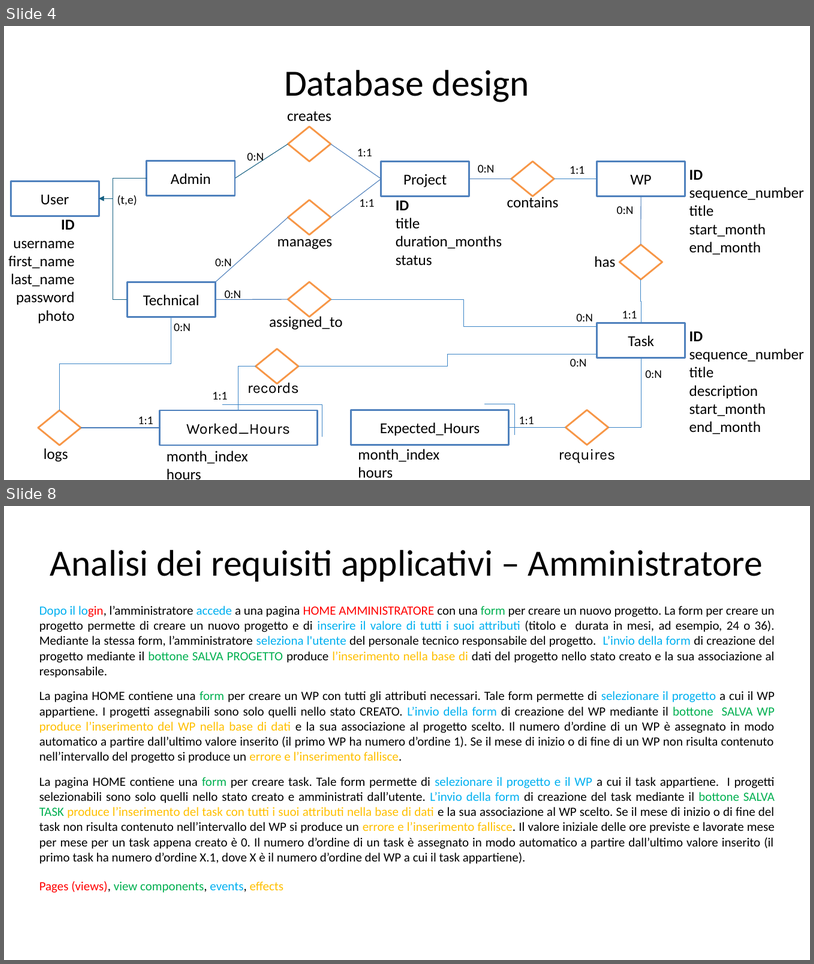
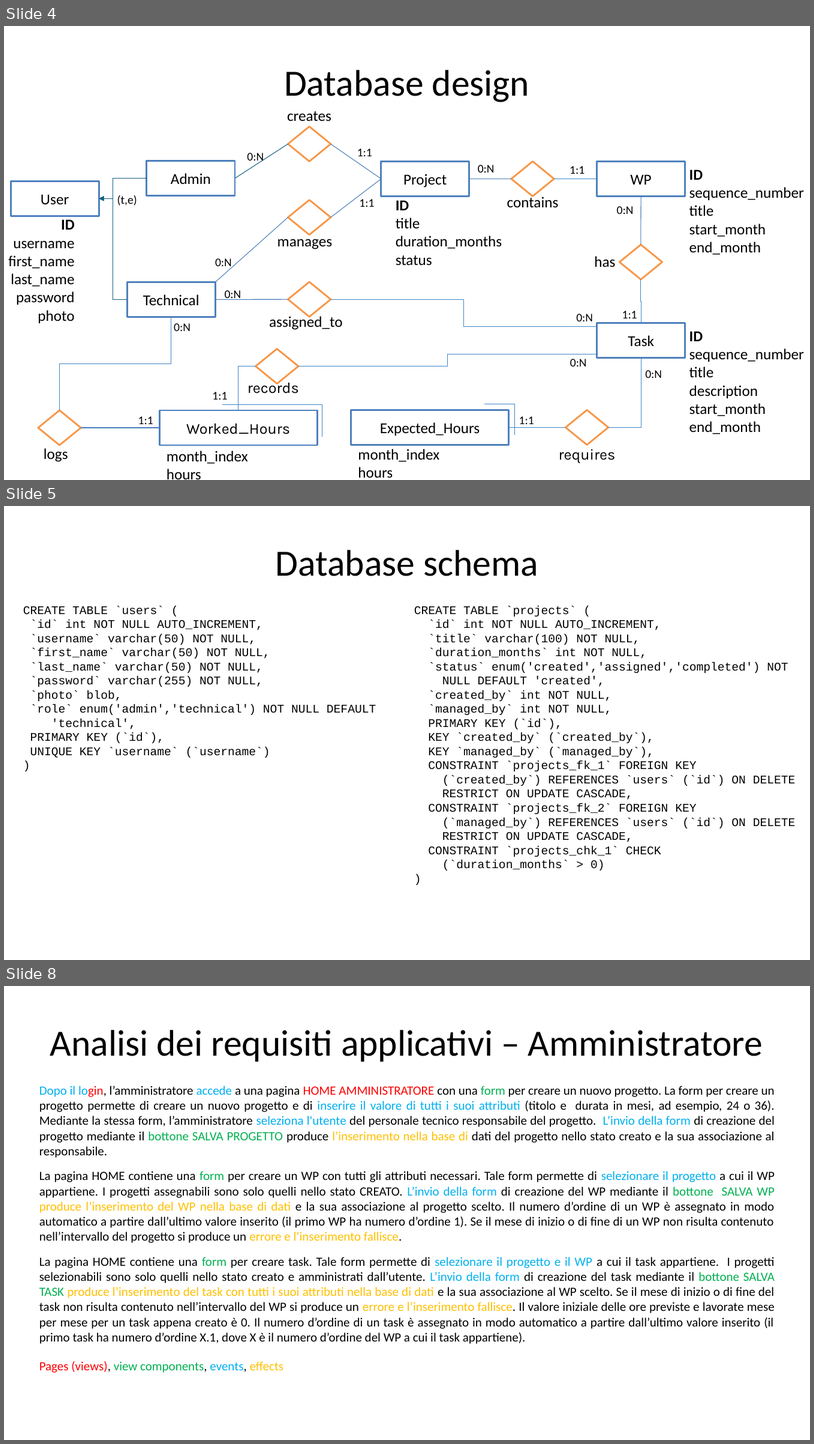
Before and after one commit to gilbertobrambilla/tiw-2026-html, a slide deck: docs/TIW_documentazione.pptx. Shown one above the other, each under a label of ours: slides 4 and 8 before the commit, slides 4, 5 and 8 after it; the slides between them are not shown. The pictures are 814x964 and 814x1444 pixels, drawn with LibreOffice and Linux fonts; fonts in the diff are those of the drawing. Boxes give left, top, right and bottom in pixels: in the first picture for what was removed or moved away, otherwise in the second. Text is boxed around its words. In the diff, an @@ line names an element or a change of style, - is before the commit and + after.

```diff
--- a/docs/TIW_documentazione.pptx
+++ b/docs/TIW_documentazione.pptx
@@ slide 5 added at (4, 506, 810, 960), background #FFFFFF @@
@@ text added at (275, 550, 539, 576), 44 pt, text #000000 @@
+Database schema
@@ text added at (23, 606, 376, 757), 14 pt, text #000000 @@
+CREATE TABLE `users` (
+`id` int NOT NULL AUTO_INCREMENT,
+`username` varchar(50) NOT NULL,
+`first_name` varchar(50) NOT NULL,
+`last_name` varchar(50) NOT NULL,
+`password` varchar(255) NOT NULL,
+`photo` blob,
+`role` enum('admin','technical') NOT NULL DEFAULT
+'technical',
+PRIMARY KEY (`id`),
+UNIQUE KEY `username` (`username`)
+)
@@ text added at (414, 606, 796, 870), 14 pt, text #000000 @@
+CREATE TABLE `projects` (
+`id` int NOT NULL AUTO_INCREMENT,
+`title` varchar(100) NOT NULL,
+`duration_months` int NOT NULL,
+`status` enum('created','assigned','completed') NOT
+NULL DEFAULT 'created',
+`created_by` int NOT NULL,
+`managed_by` int NOT NULL,
+PRIMARY KEY (`id`),
+KEY `created_by` (`created_by`),
+KEY `managed_by` (`managed_by`),
+CONSTRAINT `projects_fk_1` FOREIGN KEY
+(`created_by`) REFERENCES `users` (`id`) ON DELETE
+RESTRICT ON UPDATE CASCADE,
+CONSTRAINT `projects_fk_2` FOREIGN KEY
+(`managed_by`) REFERENCES `users` (`id`) ON DELETE
+RESTRICT ON UPDATE CASCADE,
+CONSTRAINT `projects_chk_1` CHECK
+(`duration_months` > 0)
+)
```
Also in this commit, not shown: 5 slides changed, 8 other slides added, 3 slides removed.
